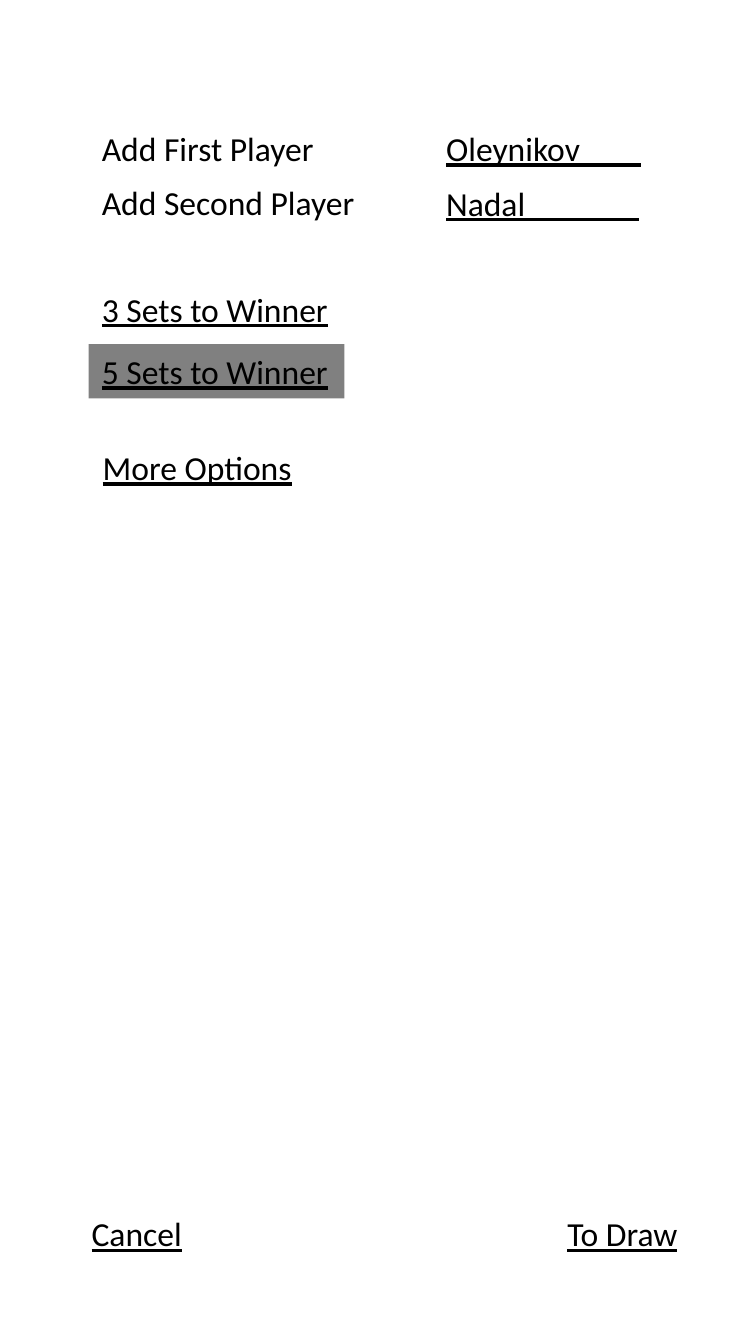
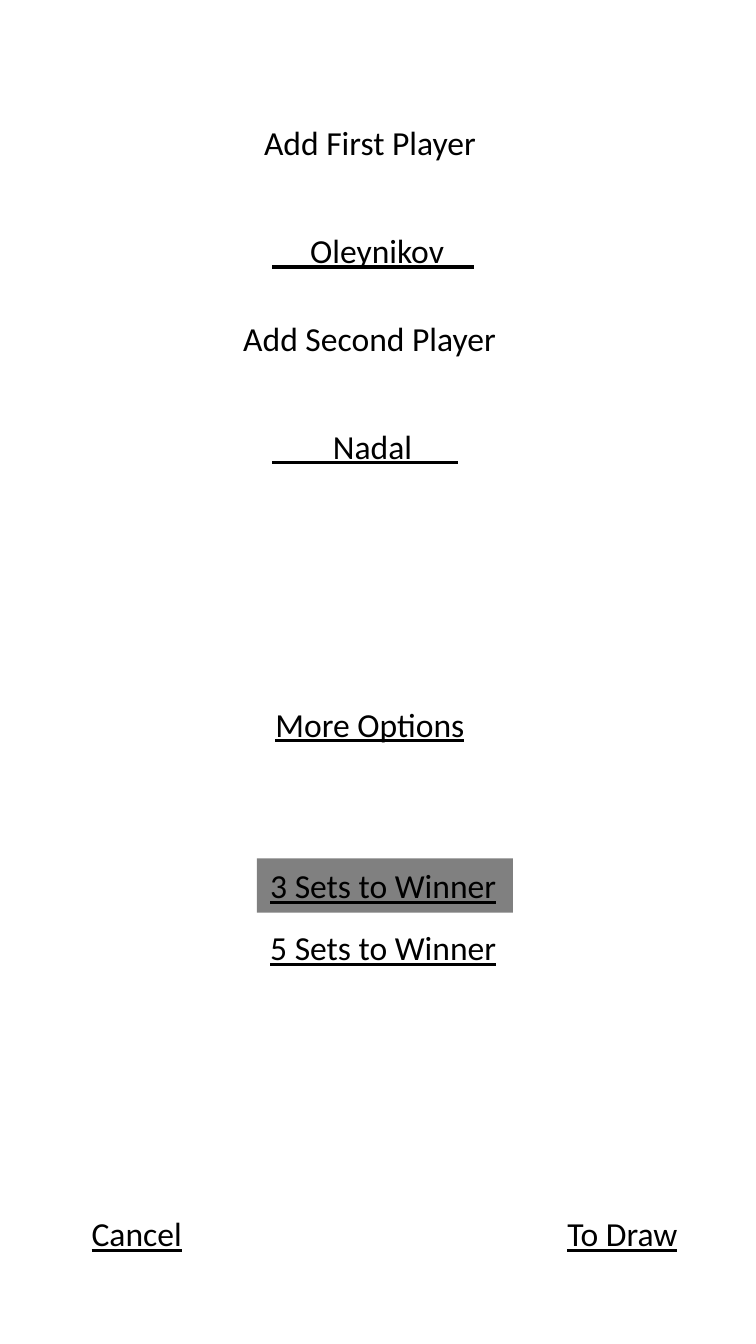
Before and after one commit to yuriyoleynikov/YoTennis, a slide deck: slide 6 of docs/UI.pptx (slide 12 before the commit). Drawn at 756x1344 pixels with LibreOffice and Linux fonts; fonts in the diff are those of the drawing. Boxes give left, top, right and bottom in pixels: in the first picture for what was removed or moved away, otherwise in the second. Text is boxed around its words. In the diff, an @@ line names an element or a change of style, - is before the commit and + after.

```diff
--- a/docs/UI.pptx
+++ b/docs/UI.pptx
@@ text "Add First Player" moved from (x1=102, y1=137, x2=314, y2=167) to (x1=264, y1=131, x2=476, y2=161) @@
@@ text "Oleynikov" moved from (x1=446, y1=137, x2=580, y2=167) to (x1=310, y1=239, x2=444, y2=269) @@
@@ text "Add Second Player" moved from (x1=102, y1=191, x2=355, y2=221) to (x1=243, y1=327, x2=496, y2=357) @@
@@ text "Nadal" moved from (x1=446, y1=192, x2=525, y2=221) to (x1=333, y1=435, x2=412, y2=464) @@
@@ text "More Options" moved from (x1=103, y1=457, x2=292, y2=486) to (x1=275, y1=714, x2=464, y2=743) @@
@@ rectangle "3 Sets to Winner" resized from (x1=102, y1=299, x2=327, y2=327) to (x1=257, y1=860, x2=513, y2=913) @@
@@ rectangle "3 Sets to Winner" at (x1=257, y1=860, x2=513, y2=913): fill none to #808080 @@
@@ text "5 Sets to Winner" moved from (x1=89, y1=344, x2=344, y2=398) to (x1=270, y1=937, x2=496, y2=966) @@
@@ text "5 Sets to Winner" at (x1=270, y1=937, x2=496, y2=966): fill #808080 to none @@
```
Also in this commit, not shown: 9 other slides changed, 77 slides added, 4 slides removed.
